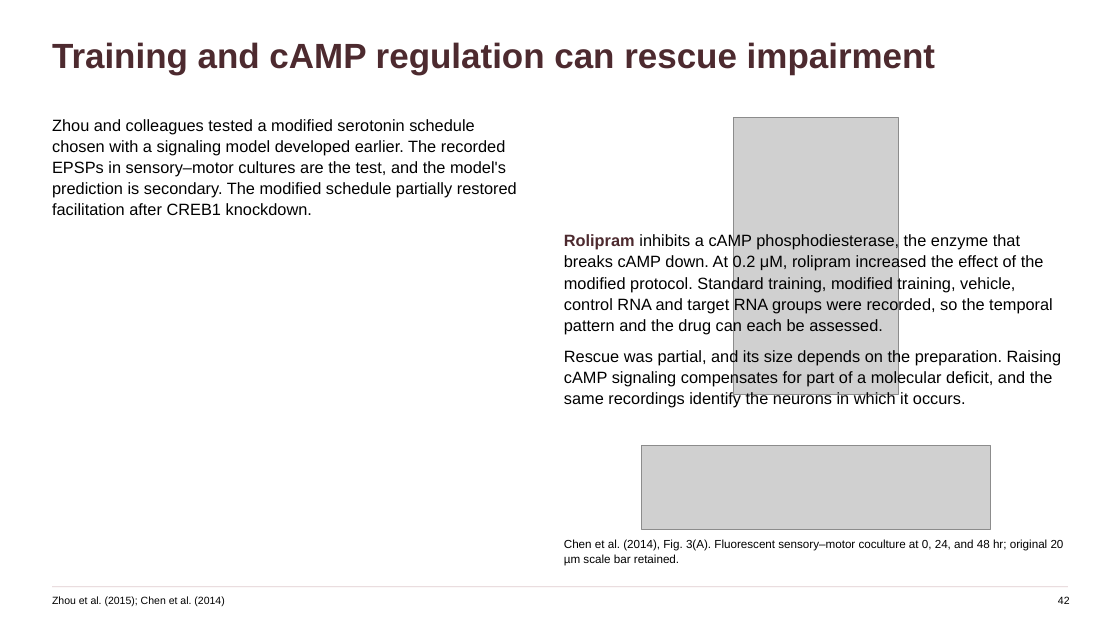
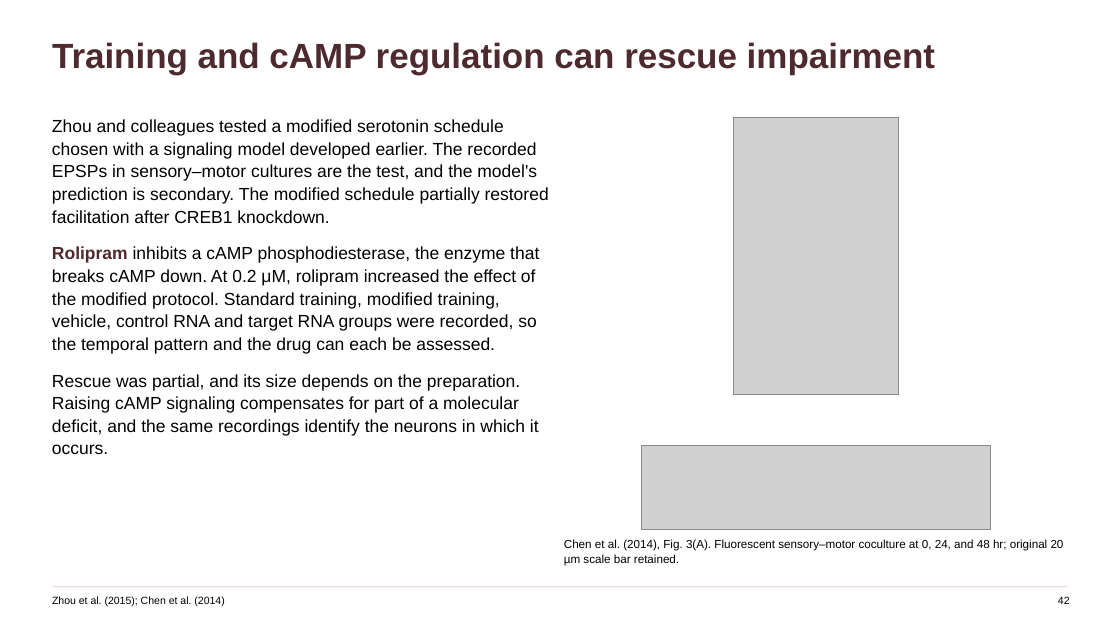
Before and after one commit to jordanxxlopez/NEUROETHOLOGY, a slide deck: slide 55 of scaffolded/Neuroethology_Lecture36_FA2026_SCAFFOLDED.pptx. Drawn at 1120x630 pixels with LibreOffice and Linux fonts; fonts in the diff are those of the drawing; grey boxes stand for pictures. Boxes give left, top, right and bottom in pixels: in the first picture for what was removed or moved away, otherwise in the second. Text is boxed around its words. In the diff, an @@ line names an element or a change of style, - is before the commit and + after.

```diff
--- a/scaffolded/Neuroethology_Lecture36_FA2026_SCAFFOLDED.pptx
+++ b/scaffolded/Neuroethology_Lecture36_FA2026_SCAFFOLDED.pptx
@@ text at <box>52,119,549,223</box>: size 14 to 15 pt in "Zhou and colleagues tested a modified serotonin ..." @@
@@ text removed at <box>564,233,1053,335</box> @@
-Rolipram inhibits a cAMP phosphodiesterase, the enzyme that breaks cAMP down. At 0.2 μM, rolipram increased the effect of the modified protocol. Standard training, modified training, vehicle, control RNA and target RNA groups were recorded, so the temporal pattern and the drug can each be assessed.
@@ text at <box>52,246,539,454</box>: paragraphs added @@
+Rolipram inhibits a cAMP phosphodiesterase, the enzyme that breaks cAMP down. At 0.2 μM, rolipram increased the effect of the modified protocol. Standard training, modified training, vehicle, control RNA and target RNA groups were recorded, so the temporal pattern and the drug can each be assessed.
+Rescue was partial, and its size depends on the preparation. Raising cAMP signaling compensates for part of a molecular deficit, and the same recordings identify the neurons in which it occurs.
@@ text removed at <box>564,348,1062,408</box> @@
-Rescue was partial, and its size depends on the preparation. Raising cAMP signaling compensates for part of a molecular deficit, and the same recordings identify the neurons in which it occurs.
```
Also in this commit, not shown: 57 other slides changed, 8 other files.
